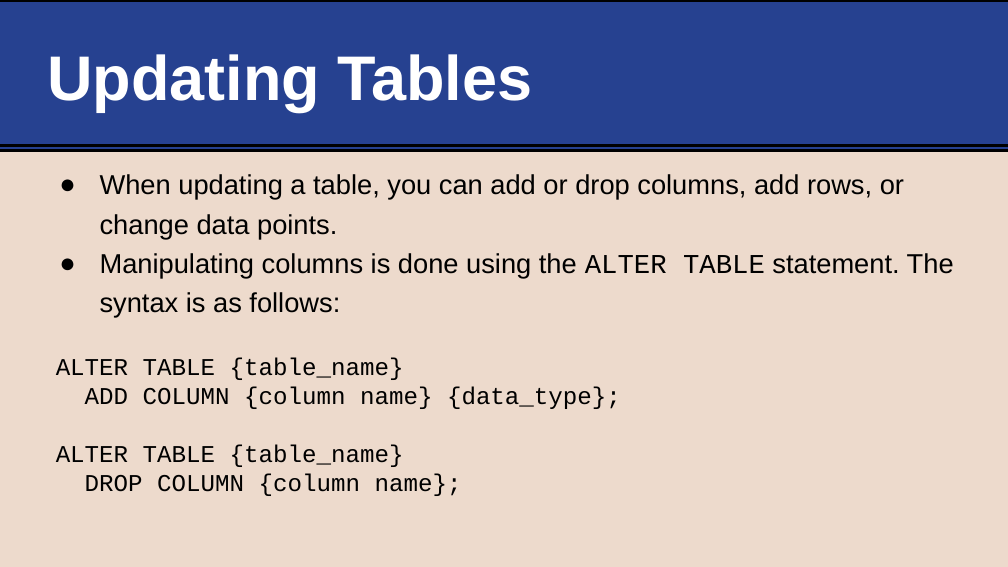
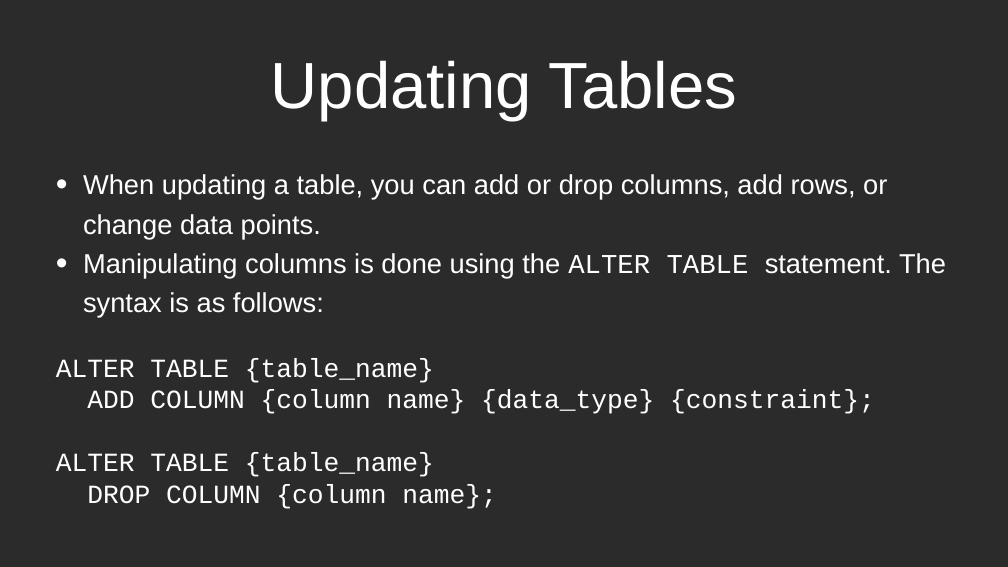
Before and after one commit to life-efficient/Data-Engineering, a slide deck: slide 13 of 2. SQL/2. CRUD/2. SQL CRUD.pptx (slide 12 before the commit). Drawn at 1008x567 pixels with LibreOffice and Linux fonts; fonts in the diff are those of the drawing; background and template pictures are left out; a plain dark background stands for a picture behind light text. Boxes give left, top, right and bottom in pixels: in the first picture for what was removed or moved away, otherwise in the second. Text is boxed around its words. In the diff, an @@ line names an element or a change of style, - is before the commit and + after.

```diff
--- a/2. SQL/2. CRUD/2. SQL CRUD.pptx
+++ b/2. SQL/2. CRUD/2. SQL CRUD.pptx
@@ background #EDDACC to picture (left out) @@
@@ rectangle removed at bbox=[0, 0, 1008, 151] @@
@@ title "Updating Tables" at bbox=[271, 60, 737, 120]: size 120 to 124.2 pt, bold off; alignment left to centre; vertical alignment middle to bottom @@
@@ line removed from (0, 146) to (1008, 146) @@
@@ text at bbox=[56, 174, 946, 509]: text colour #000000 to #FFFFFF in "When updating a table, you can add ...", "Manipulating columns is done using the ALTER ...", "ALTER TABLE {table_name}", "ALTER TABLE {table_name}" and 1 more places; size 46 to 50 pt in "ALTER TABLE {table_name}", "ALTER TABLE {table_name}", "DROP COLUMN {column name};"; bullet ● to • @@
@@ text at bbox=[87, 390, 875, 414]: text changed; size 46 to 50 pt; text colour #000000 to #FFFFFF @@
-ADD COLUMN {column name} {data_type};
+ADD COLUMN {column name} {data_type} {constraint};
```
Also in this commit, not shown: 18 other slides changed, 1 slide added, 3 other files.
